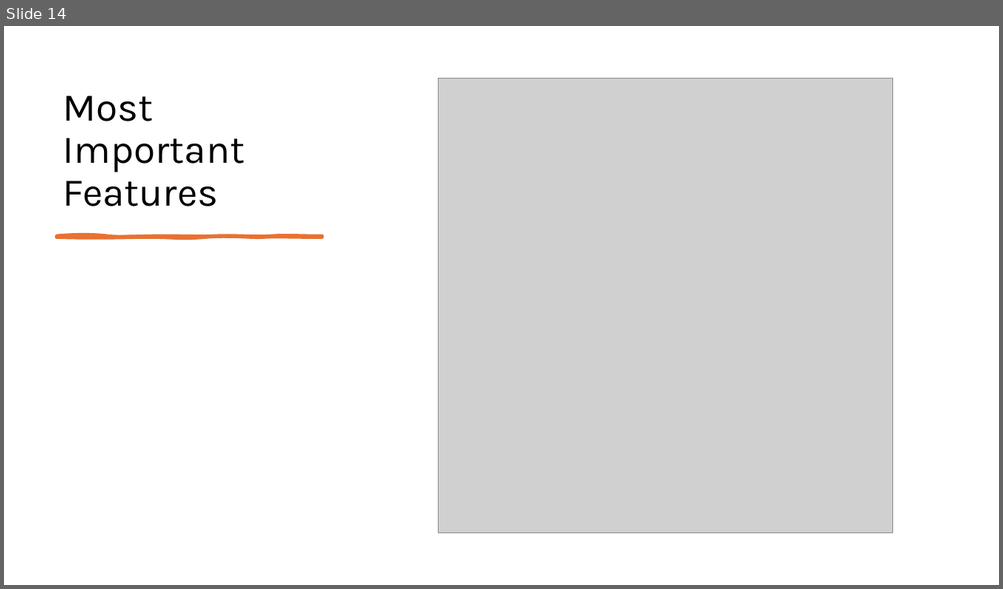
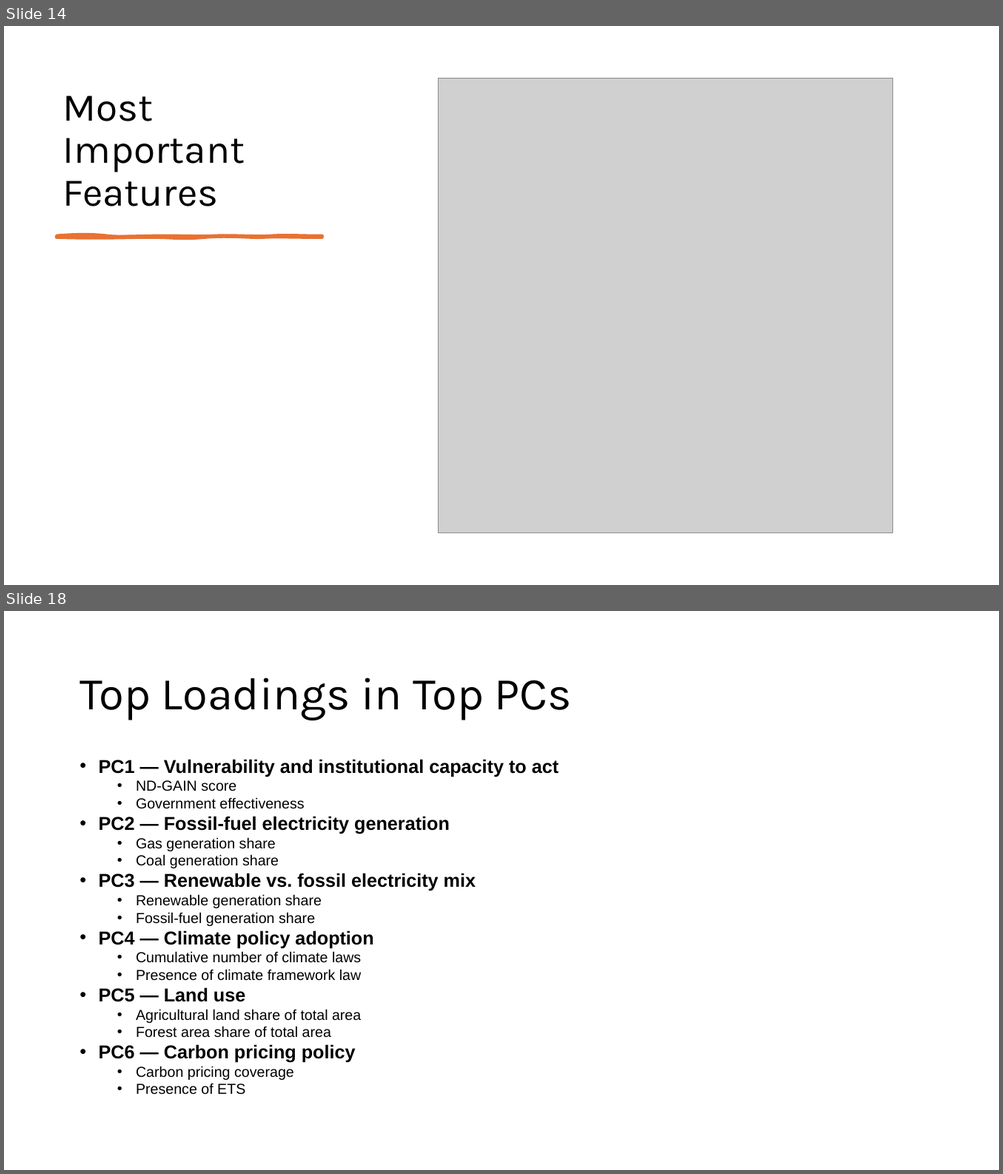
Before and after one commit to jroblar/ndc_evaluation, a slide deck: docs/new_model_updated.pptx. Shown one above the other, each under a label of ours: slide 14 before the commit, slides 14 and 18 after it; the slides between them are not shown. The pictures are 1003x589 and 1003x1174 pixels, drawn with LibreOffice and Linux fonts; fonts in the diff are those of the drawing; grey boxes stand for pictures. Boxes give left, top, right and bottom in pixels: in the first picture for what was removed or moved away, otherwise in the second. Text is boxed around its words. In the diff, an @@ line names an element or a change of style, - is before the commit and + after.

```diff
--- a/docs/new_model_updated.pptx
+++ b/docs/new_model_updated.pptx
@@ slide 18 added at [4,611,999,1170], background #FFFFFF @@
@@ title added at [79,678,572,721], 44 pt, text #000000 @@
+Top Loadings in Top PCs
@@ text added at [99,759,558,1095], 14 pt, text #000000 @@
+• PC1 — Vulnerability and institutional capacity to act
+  • ND-GAIN score
+  • Government effectiveness
+• PC2 — Fossil-fuel electricity generation
+  • Gas generation share
+  • Coal generation share
+• PC3 — Renewable vs. fossil electricity mix
+  • Renewable generation share
+  • Fossil-fuel generation share
+• PC4 — Climate policy adoption
+  • Cumulative number of climate laws
+  • Presence of climate framework law
+• PC5 — Land use
+  • Agricultural land share of total area
+  • Forest area share of total area
+• PC6 — Carbon pricing policy
+  • Carbon pricing coverage
+  • Presence of ETS
```
Also in this commit, not shown: 1 slide changed, 22 other slides added, 1 other file.
